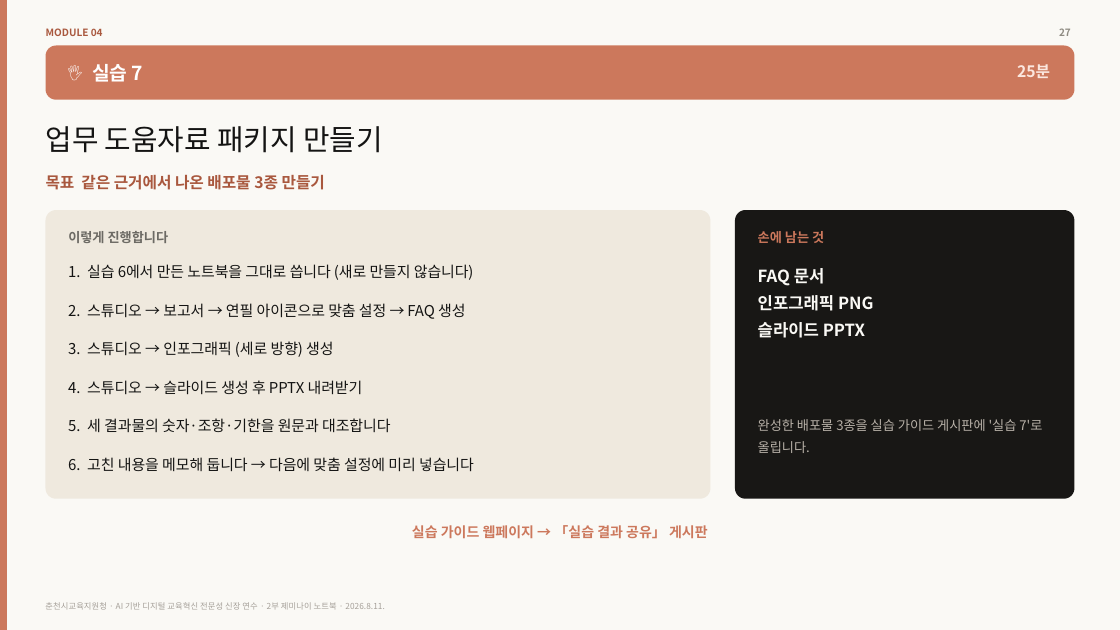
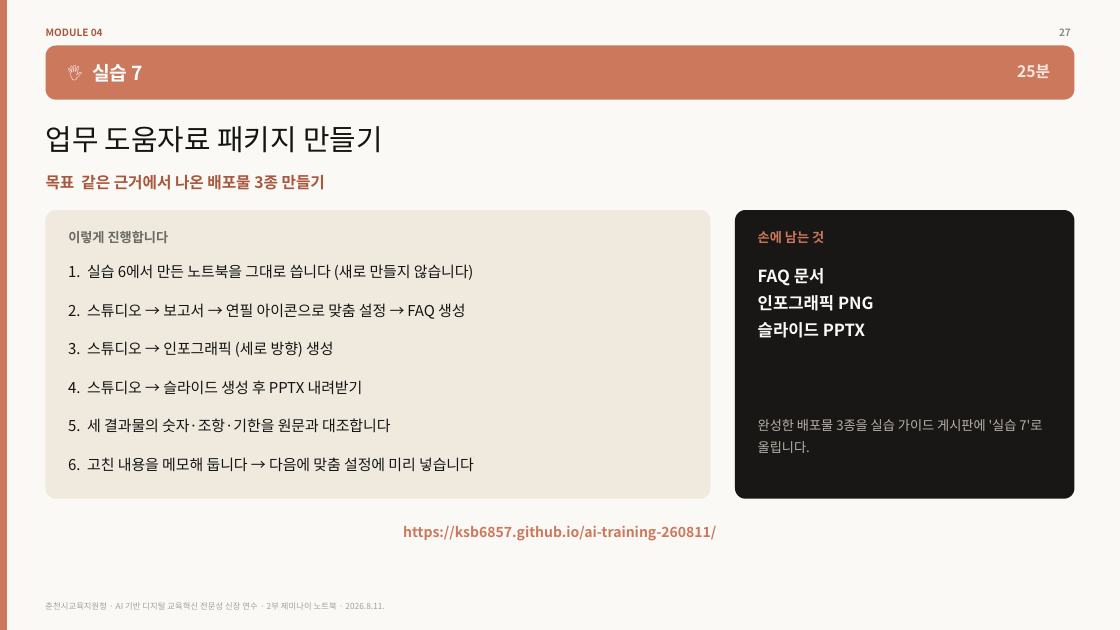
Before and after one commit to ksb6857/ai-training-260811, a slide deck: slide 27 of files/04_2_생성형AI_제미나이노트북편.pptx. Drawn at 1120x630 pixels with LibreOffice and Linux fonts; fonts in the diff are those of the drawing. Boxes give left, top, right and bottom in pixels: in the first picture for what was removed or moved away, otherwise in the second. Text is boxed around its words. In the diff, an @@ line names an element or a change of style, - is before the commit and + after.

```diff
--- a/files/04_2_생성형AI_제미나이노트북편.pptx
+++ b/files/04_2_생성형AI_제미나이노트북편.pptx
@@ text at <box>403,525,716,541</box>: text changed @@
-실습 가이드 웹페이지 → 「실습 결과 공유」 게시판
+https://ksb6857.github.io/ai-training-260811/
```
Also in this commit, not shown: 2 other slides changed, 1 other file.
